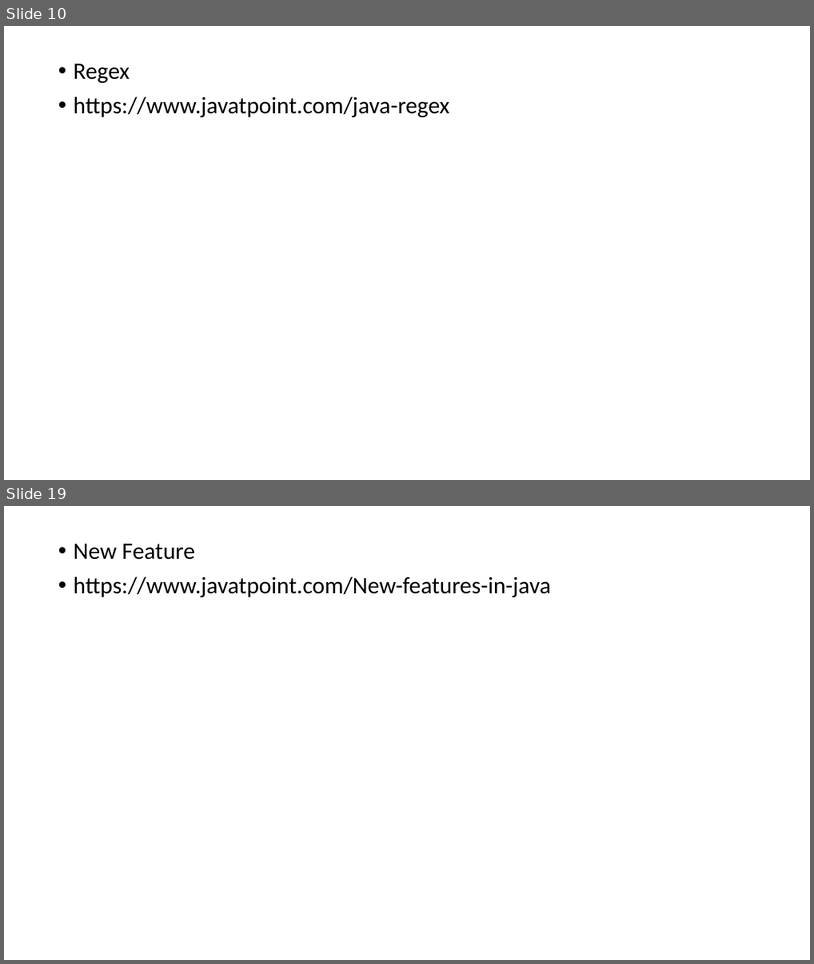
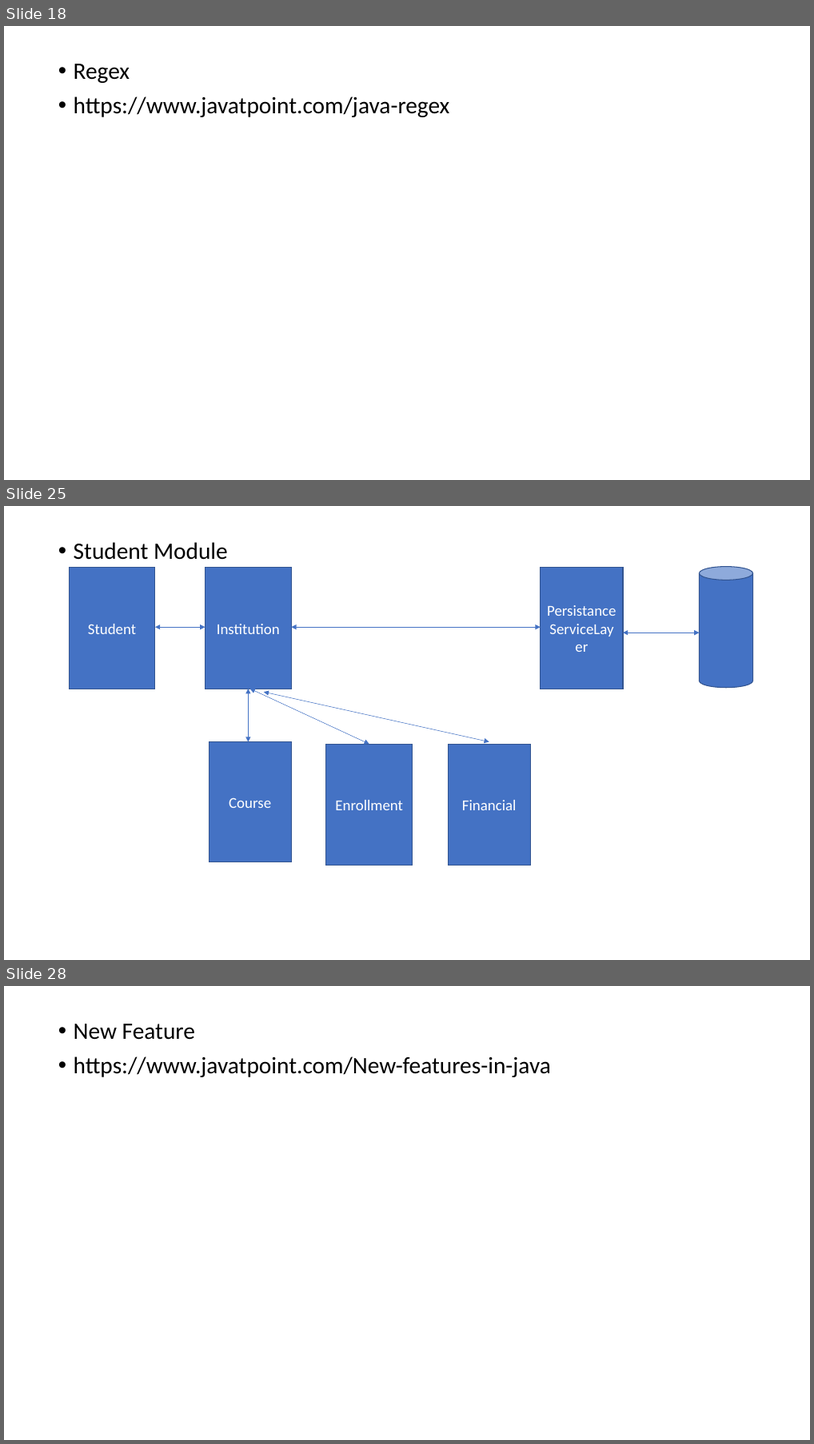
Before and after one commit to Prasad-Repo/java, a slide deck: Java 8.pptx. Shown one above the other, each under a label of ours: slides 10 and 19 before the commit, slides 18, 25 and 28 after it; the slides between them are not shown. The pictures are 814x964 and 814x1444 pixels, drawn with LibreOffice and Linux fonts; fonts in the diff are those of the drawing. Boxes give left, top, right and bottom in pixels: in the first picture for what was removed or moved away, otherwise in the second. Text is boxed around its words. In the diff, an @@ line names an element or a change of style, - is before the commit and + after.

```diff
--- a/Java 8.pptx
+++ b/Java 8.pptx
@@ slide 25 added at bbox=[4, 506, 810, 960], background #FFFFFF @@
@@ text added at bbox=[74, 542, 228, 560], 28 pt, text #000000 @@
+• Student Module
@@ rectangle added at bbox=[69, 568, 155, 688], fill #4472C4, outline #325491 1 pt, 18 pt, text #FFFFFF @@
+Student
@@ rectangle added at bbox=[206, 568, 292, 688], fill #4472C4, outline #325491 1 pt, 18 pt, text #FFFFFF @@
+Institution
@@ rectangle added at bbox=[541, 568, 623, 688], fill #4472C4, outline #325491 1 pt, 18 pt, text #FFFFFF @@
+PersistanceServiceLayer
@@ cylinder added at bbox=[700, 567, 754, 688], fill #4472C4, outline #325491 1 pt @@
@@ double arrow added from (155, 627) to (206, 627), #4472C4 0.5 pt @@
@@ double arrow added from (291, 627) to (541, 627), #4472C4 0.5 pt @@
@@ double arrow added from (623, 632) to (700, 632), #4472C4 0.5 pt @@
@@ double arrow added from (249, 688) to (249, 742), #4472C4 0.5 pt @@
@@ double arrow added from (250, 688) to (370, 744), #4472C4 0.5 pt @@
@@ double arrow added from (264, 692) to (490, 742), #4472C4 0.5 pt @@
@@ rectangle added at bbox=[209, 742, 292, 862], fill #4472C4, outline #325491 1 pt, 18 pt, text #FFFFFF @@
+Course
@@ rectangle added at bbox=[326, 744, 413, 864], fill #4472C4, outline #325491 1 pt, 18 pt, text #FFFFFF @@
+Enrollment
@@ rectangle added at bbox=[448, 744, 531, 864], fill #4472C4, outline #325491 1 pt, 18 pt, text #FFFFFF @@
+Financial
@@ what was slide 10 is now slide 18 @@
@@ what was slide 19 is now slide 28 @@
```
Also in this commit, not shown: 2 slides changed, 8 other slides added, 1 other file.
